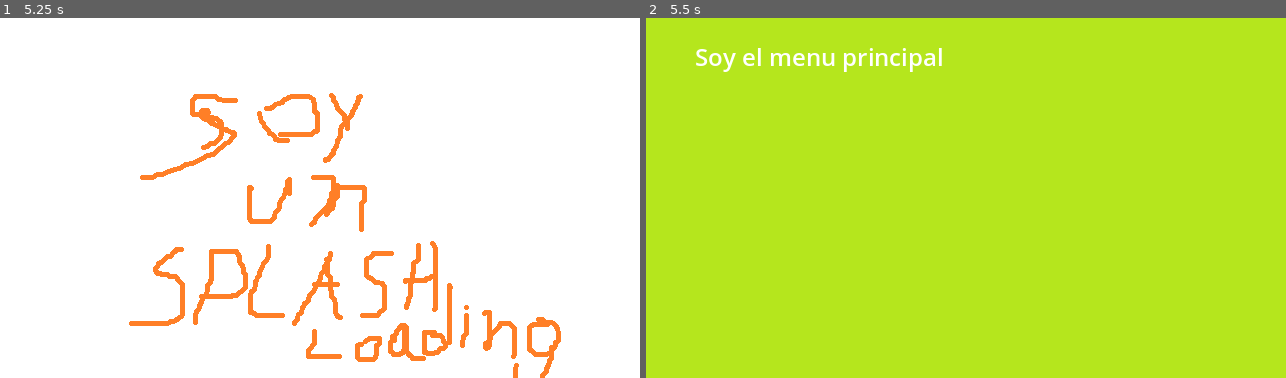
Above: before the commit, frames 1-2 (left to right).
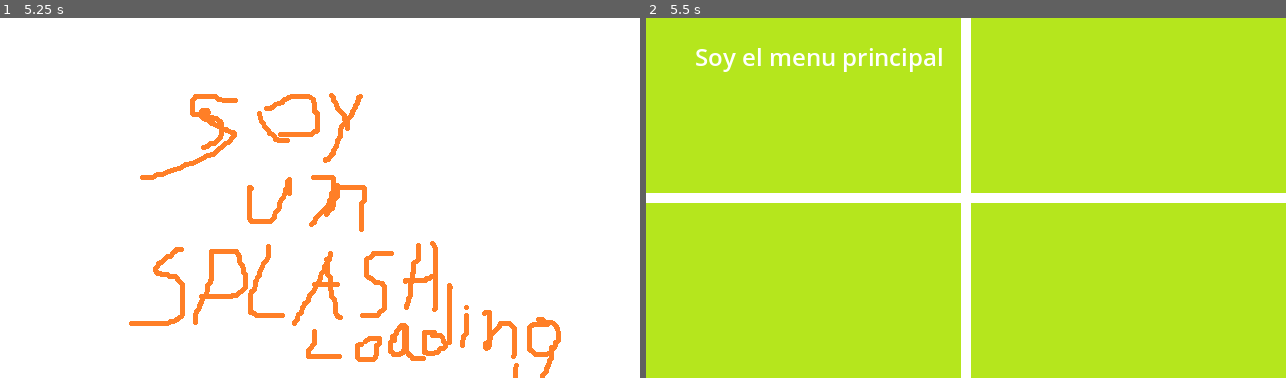
Above: after the commit, the same moments.

Repository: kevinesaa/edge-combat
Game: Godot game, scene res://loading-splash/loading_splash_scene.tscn
The game is run twice, just before and just after one commit, with the same random seed, the same clock (stepped at 60 frames per second) and the same inputs.
Inputs (mouse positions are in pixels of both pictures, inside the frame that each line leads up to):
- Up to frame 1 (5.25 s): tap Enter at 0.5, 2, 3.5 s; move the mouse to (460, 180) at 0.52 s; click (460, 180) at 0.67 s; tap Space at 1.25, 2.75, 4.25 s; drag from (192, 216) to (288, 270) at 1.27 s; move the mouse to (384, 118) at 2.02 s; click (384, 118) at 2.17 s; drag from (288, 270) to (128, 144) at 2.77 s; move the mouse to (512, 252) at 3.52 s; click (512, 252) at 3.67 s; drag from (128, 144) to (224, 108) at 4.27 s; move the mouse to (352, 198) at 5.02 s; click (352, 198) at 5.17 s
- Up to frame 2 (5.5 s): no input

Frame 1 is identical in both runs. In frame 2, 4.3% of the frame differs, in the area x 0-100%, y 0-100%.

Commit message:
feat: [WIP] first inputs

Diff:
--- a/main-menu/main_menu_scene.tscn
+++ b/main-menu/main_menu_scene.tscn
@@ -22,6 +22,10 @@
 theme_override_font_sizes/font_size = 24
 text = "Soy el menu principal"
 
+[node name="center_horizontal_Line2D" type="Line2D" parent="Node"]
+
+[node name="center_vertical_Line2D" type="Line2D" parent="Node"]
+
 [node name="changeSceneController_Node" type="Node" parent="."]
 script = ExtResource("2_s2c0i")
 path_to_next_scene = "res://levels/0001/level_0001_scene.tscn"
--- a/main-menu/scripts/MainMenuController.gd
+++ b/main-menu/scripts/MainMenuController.gd
@@ -1,2 +1,53 @@
 extends Node
 @onready var input_controller_node: MainMenuInputController = $inputController_node
+
+
+var screen_size:Vector2
+var center_screen:Vector2
+@onready var center_vertical_line_2d: Line2D = $Node/center_vertical_Line2D
+@onready var center_horizontal_line_2d: Line2D = $Node/center_horizontal_Line2D
+
+@export var debug_draw:bool = true
+func draw_debug_lines() -> void:
+	if(debug_draw):
+		center_vertical_line_2d.clear_points()
+		center_vertical_line_2d.add_point(Vector2(center_screen.x,0))
+		center_vertical_line_2d.add_point(Vector2(center_screen.x,screen_size.y))
+
+		center_horizontal_line_2d.clear_points()
+		center_horizontal_line_2d.add_point(Vector2(0,center_screen.y))
+		center_horizontal_line_2d.add_point(Vector2(screen_size.x,center_screen.y))
+
+func on_resize_screen_listener() -> void:
+	print("on resize")
+	calc_center_screen()
+	draw_debug_lines()
+
+
+func on_click_listener(input:MainMenuInputController.InputWrapper) -> void:
+	print("simple click")
+
+func on_double_click_listener(input:MainMenuInputController.InputWrapper) -> void:
+	print("double click")
+
+func on_long_click_listener(input:MainMenuInputController.InputWrapper) -> void:
+	print("long click")
+
+func on_swipe_listener(input:MainMenuInputController.InputWrapper) -> void:
+	print("swipe")
+
+
+func _ready() -> void:
+	calc_center_screen()
+	draw_debug_lines()
+	get_viewport().size_changed.connect(on_resize_screen_listener)
+
+	input_controller_node.notify_click.connect(on_click_listener)
+	input_controller_node.notify_double_click.connect(on_double_click_listener)
+	input_controller_node.notify_long_click.connect(on_long_click_listener)
+	input_controller_node.notify_swipe.connect(on_swipe_listener)
+
+func calc_center_screen():
+	var viewport = get_viewport()
+	screen_size = viewport.size
+	center_screen = screen_size / 2
--- a/main-menu/scripts/MainMenuInputController.gd
+++ b/main-menu/scripts/MainMenuInputController.gd
@@ -1,5 +1,22 @@
 class_name MainMenuInputController
 extends Node
+
+enum InputType {
+	CLICK,
+	DOBLE_CLICK,
+	LONG_CLICK,
+	SWIPE
+}
+
+const CLICK_TIME_MIN = 0.025
+const CLICK_TIME_MAX = 0.150
+
+const LONG_CLICK_TIME_MIN:float = 0.4
+
+const DOUBLE_CLICK_TIME_MAX:float = 0.2
+
+const  SWIPE_DISTANCE_MIN:float = 30
+
 
 var TACTIL_SCREEN_EVENTS:Array = (
 	[
@@ -8,31 +25,114 @@
 	]
 )
 
+
+class InputWrapper:
+	static var inputTypesNames={}
+	var type:InputType
+	var typeName:String
+
+	var pressDuration:float = 0
+	var emited:bool = false
+	var continueAddingTime:bool = false
+
+	var isDrawing:bool = false
+	var initPosition:Vector2
+	var endPosition:Vector2
+	var source
+
+	func setType(type:InputType):
+		self.type = type
+		self.typeName = inputTypesNames[type]
+
+
+signal notify_double_click(input:InputWrapper)
+signal notify_long_click(input:InputWrapper)
+signal notify_click(input:InputWrapper)
+signal notify_swipe(input:InputWrapper)
+
+var runningInputs:Array[InputWrapper] = []
+
 func _ready() -> void:
-	pass
+	runningInputs.resize(10)
+	var inputTypesNames={}
+	for i in (InputType.values()):
+		var keyName = InputType.find_key(i)
+		inputTypesNames[i] = keyName
+	InputWrapper.inputTypesNames = inputTypesNames
+	for i in len(runningInputs):
+		runningInputs[i] = InputWrapper.new()
 
 func _input(event: InputEvent) -> void:
 
 	if(TACTIL_SCREEN_EVENTS.any(func(t): return is_instance_of(event,t))):
 		handledTactilScreen(event)
 
+func _process(delta: float) -> void:
+
+	for event in runningInputs:
+
+		if( event.emited):
+			event.emited = false
+			continue
+
+		if(!event.continueAddingTime):
+			continue
+
+		event.pressDuration += delta
+		if(!event.isDrawing):
+
+			var e : InputWrapper
+			if(event.pressDuration >= LONG_CLICK_TIME_MIN):
+				e = sendEvent(event,InputType.LONG_CLICK)
+				notify_long_click.emit(e)
+				continue
+
+			if(event.pressDuration >= CLICK_TIME_MIN && event.pressDuration <= CLICK_TIME_MAX):
+				e = sendEvent(event,InputType.CLICK)
+				notify_click.emit(e)
+				continue
+
+
+func sendEvent(event:InputWrapper,type:InputType):
+	event.setType(type)
+	event.continueAddingTime = false
+	event.emited = true
+	event.pressDuration = 0
+	return event
 
 func handledTactilScreen(event: InputEvent):
 
-	if(event.index==0):
+	if( event.index == 0 ):
+
+		if(event is InputEventScreenDrag):
+			handledDraw(event)
 
 		if(event is InputEventScreenTouch):
 			handledTouch(event)
 
-		if(event is InputEventScreenDrag):
-			handledDraw(event)
 
 
 func handledTouch(event: InputEventScreenTouch):
+	var wrapper = runningInputs[event.index]
+	var e : InputWrapper
+	if(event.double_tap):
+		wrapper.pressDuration = DOUBLE_CLICK_TIME_MAX
+		wrapper.setType(InputType.DOBLE_CLICK)
+		e = sendEvent(wrapper,InputType.DOBLE_CLICK )
+		notify_double_click.emit(e)
+
 	if(event.is_pressed()):
-		print("click/touch")
+		wrapper.initPosition = event.position
+		wrapper.continueAddingTime = true
+
 	if(event.is_released()):
-		print("realeas: click/touch")
+		wrapper.endPosition = event.position
+		if(wrapper.isDrawing):
+			e = sendEvent(wrapper,InputType.SWIPE)
+			notify_swipe.emit(e)
+
+		wrapper.isDrawing = false
 
 func handledDraw(event: InputEventScreenDrag):
-	print("drag")
+	var wrapper = runningInputs[event.index]
+	wrapper.isDrawing = true
--- a/project.godot
+++ b/project.godot
@@ -19,6 +19,7 @@
 
 window/size/viewport_width=640
 window/size/viewport_height=360
+window/stretch/mode="viewport"
 
 [input_devices]
 
